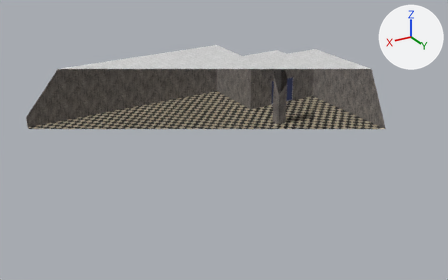
The glTF model public/models/office.glb as it was, and as the next commit left it.
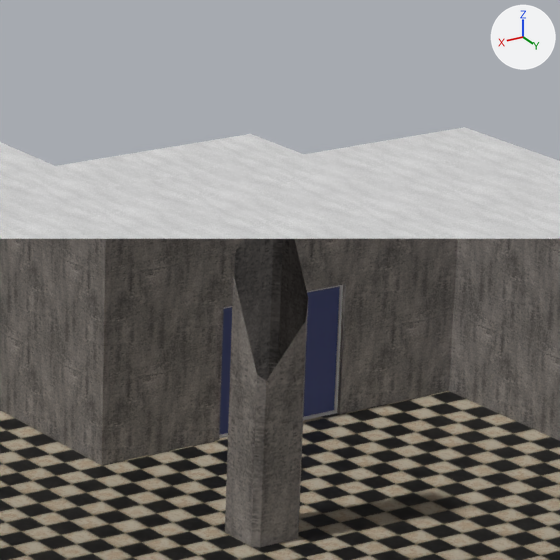
Each version is shown whole from a camera (50 mm lens) standing at (40.9, 56.4, 22.1) and looking at (14.0, 11.6, -0.3), then close up on the part from 52% to 74% of the width and 9% to 45% of the height. Lighting does not change. The marker at upper right points along +X, +Y and +Z. The older version's two pictures come first. Everything nearer to the camera than a plane just in front of the edit is cut away. Objects named as collision shapes, trigger or cutter boxes, shadow casters or lower levels of detail are left out.

Names of what the first close-up shows: 'Door', 'Door.001', 'Office', 'Pillar.005'.
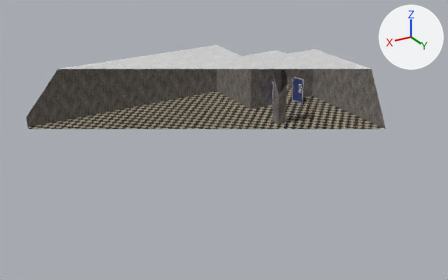
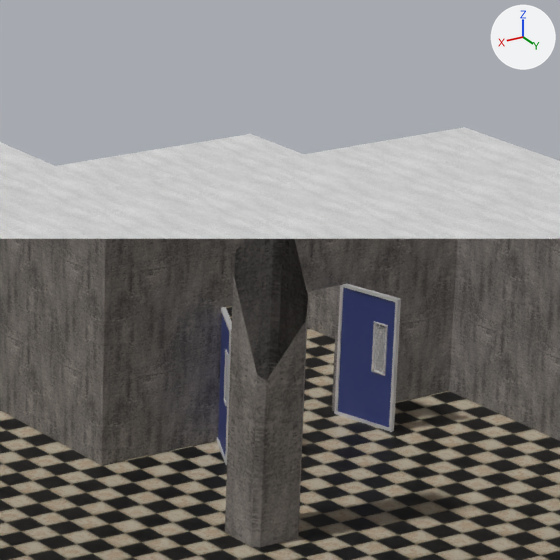
Where the change shows, as pixel boxes [x1, y1, x2, y2] in the close-ups (560 x 560 px):
'Door', moved, turned: before [303, 285, 343, 420]; after [334, 283, 401, 432]
'Door.001', moved, turned: before [219, 306, 232, 438]; after [217, 307, 232, 465]

Edits to the bpy script that builds the scene:
```text
Change ob_door:
    ob_door.location: (3.31, 6.65, 0.0) -> (2.49, 7.37, 0.0)
    ob_door.rotation_euler: (0.0, 0.0, 0.0) -> (0.0, 0.0, 1.791)  # degrees (0, 0, 0) -> degrees (0, 0, 103)
Change ob_door_001:
    ob_door_001.location: (4.7, 6.65, 0.0) -> (5.68, 7.32, 0.0)
    ob_door_001.rotation_euler: (0.0, 0.0, 3.142) -> (0.0, 0.0, 1.087)  # degrees (0, 0, 180) -> degrees (0, 0, 62)
```
